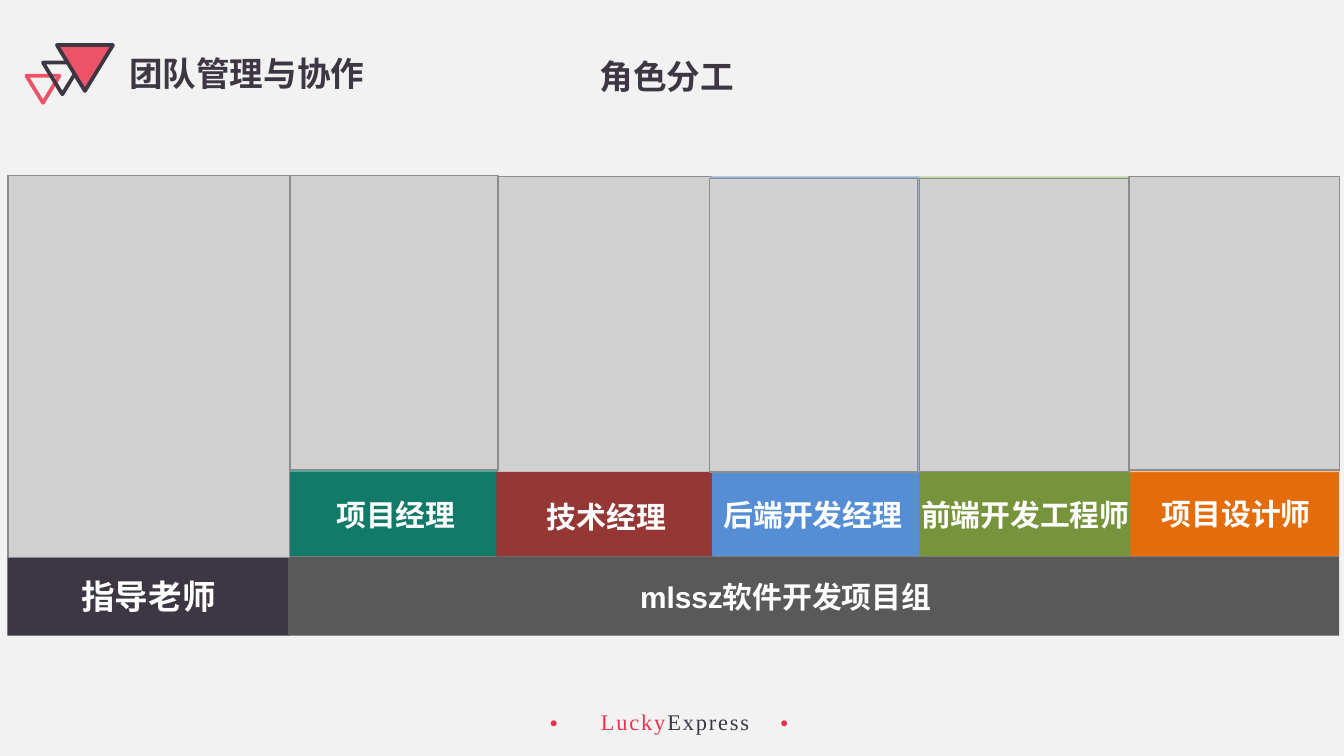
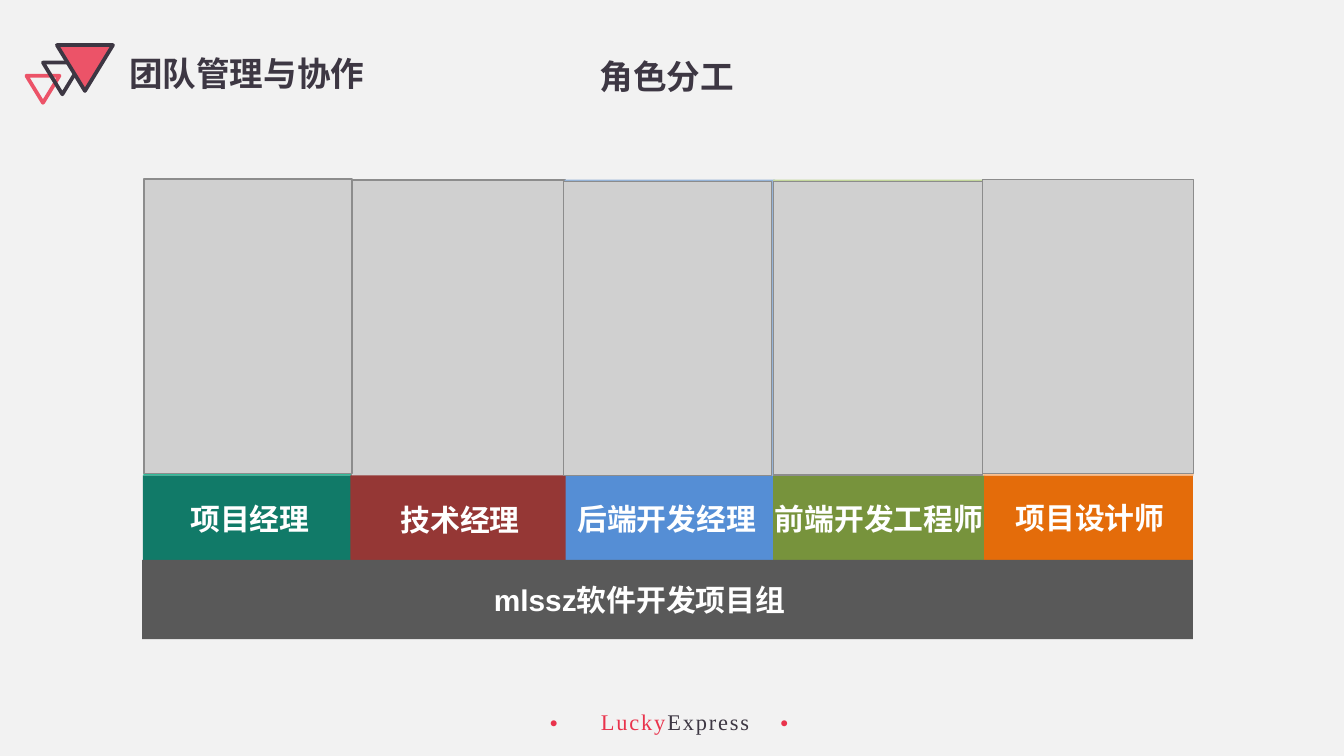
Before and after one commit to mlssz/-, a slide deck: slide 21 of 项目文档/S3核心内容展示/S3核心内容展示.pptx. Drawn at 1344x756 pixels with LibreOffice and Linux fonts; fonts in the diff are those of the drawing; grey boxes stand for pictures. Boxes give left, top, right and bottom in pixels: in the first picture for what was removed or moved away, otherwise in the second. Text is boxed around its words. In the diff, an @@ line names an element or a change of style, - is before the commit and + after.

Commit message:
还没完！

```diff
--- a/项目文档/S3核心内容展示/S3核心内容展示.pptx
+++ b/项目文档/S3核心内容展示/S3核心内容展示.pptx
@@ rectangle removed at box(7, 176, 289, 636) @@
@@ picture removed at box(8, 176, 290, 558) @@
@@ 6 rectangles, 5 freeform shapes, 4 texts, 3 pictures: place and size @@
-6 rectangles, 5 freeform shapes, 4 texts, 3 pictures at box(288, 176, 1340, 636)
+6 rectangles, 5 freeform shapes, 4 texts, 3 pictures at box(142, 179, 1193, 638)
@@ text removed at box(81, 580, 215, 612) @@
-指导老师
@@ 2 pictures, 2 texts: place and size @@
-2 pictures, 2 texts at box(640, 179, 1129, 611)
+2 pictures, 2 texts at box(494, 181, 983, 614)
```
